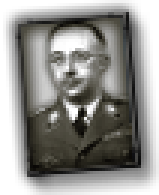
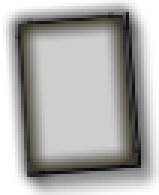
Layer changes from the first 159×195 image to the second:
removed layer "Layer 2" over <box>18,18,135,171</box>
added group "Group 1" with 6 layers above "Layer 0" over <box>15,15,138,174</box>
added group "Silhouettes" with 2 layers in group "Group 1" over <box>15,15,138,174</box>
added layer "Background" in group "Group 1" over <box>15,15,138,174</box>
added layer "Generic" in group "Group 1" over <box>15,15,138,174</box>
